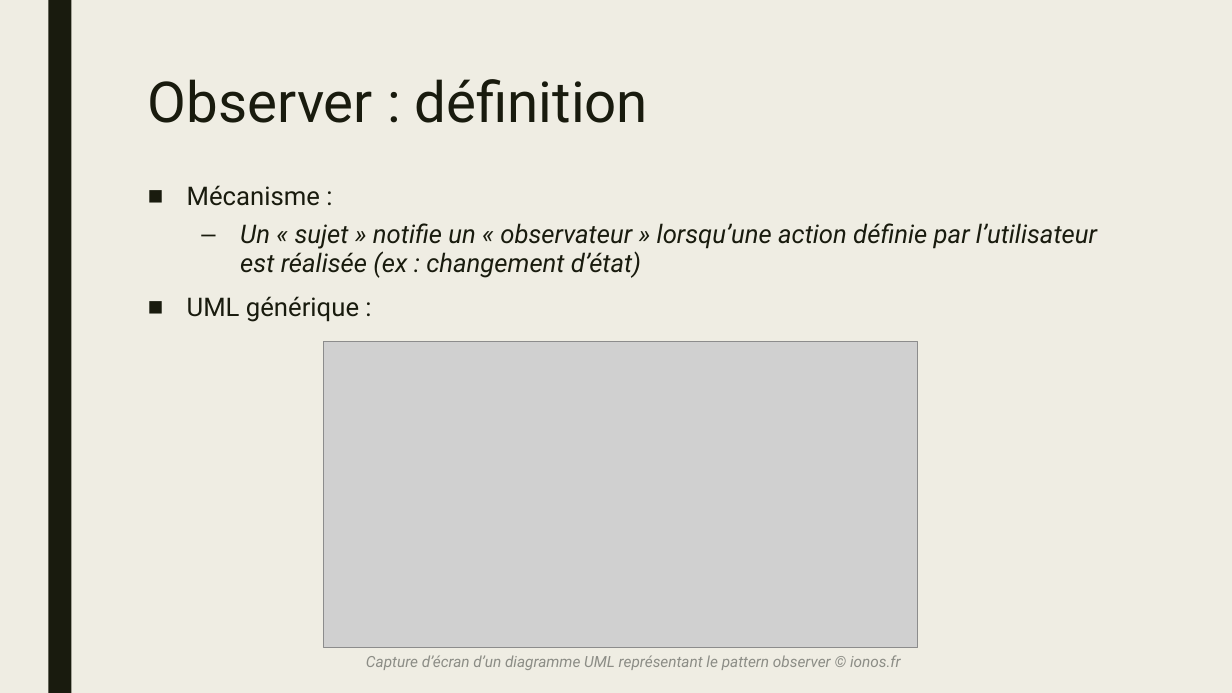
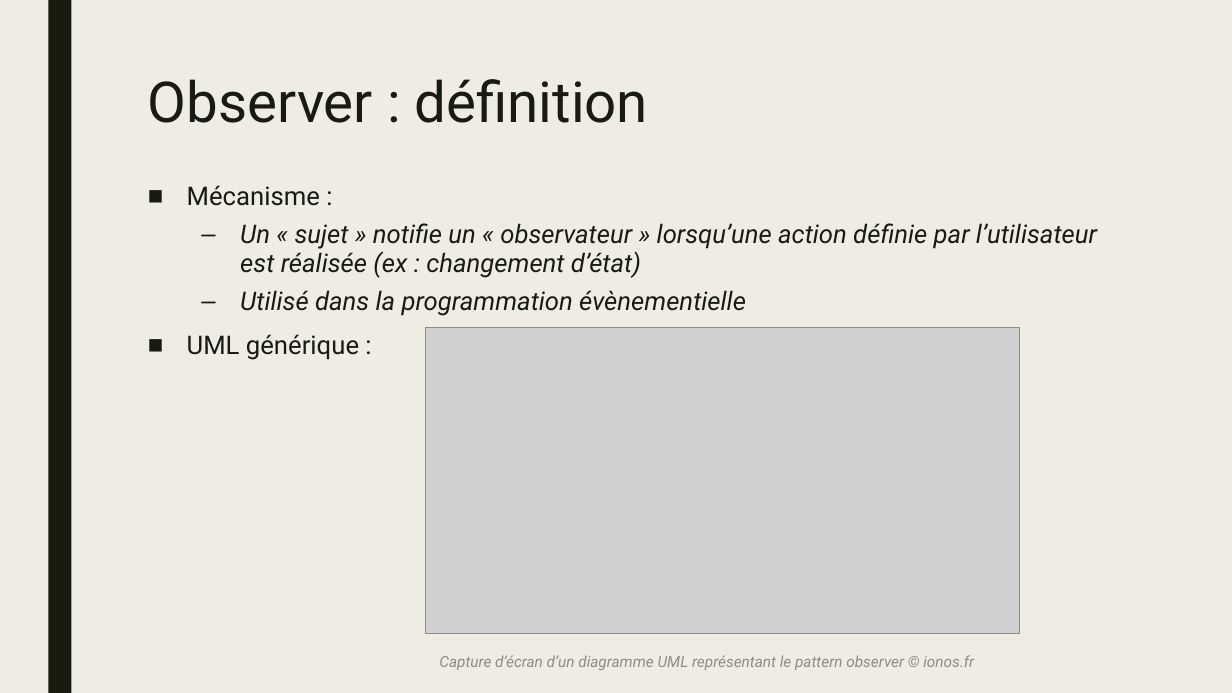
Before and after one commit to klagrassa/observer_dp, a slide deck: slide 2 of presentation.pptx. Drawn at 1232x693 pixels with LibreOffice and Linux fonts; fonts in the diff are those of the drawing; grey boxes stand for pictures. Boxes give left, top, right and bottom in pixels: in the first picture for what was removed or moved away, otherwise in the second. Text is boxed around its words. In the diff, an @@ line names an element or a change of style, - is before the commit and + after.

```diff
--- a/presentation.pptx
+++ b/presentation.pptx
@@ text at (240,290,746,316): paragraph added @@
+  – Utilisé dans la programmation évènementielle
@@ picture: place and size @@
-picture at (323,342,918,648)
+picture at (425,328,1019,634)
@@ text "Capture d’écran d’un diagramme UML ...": place and size @@
-text "Capture d’écran d’un diagramme UML ..." at (366,655,901,670)
+text "Capture d’écran d’un diagramme UML ..." at (439,655,974,670)
```
Also in this commit, not shown: 1 slide added, 6 other files.
